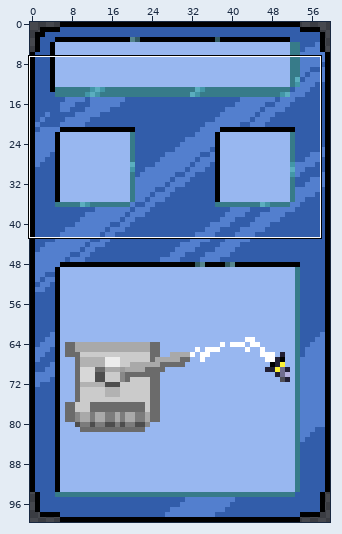
Two states of a sprite sheet, assets/Card-Cannon.png. The first picture is a wide view before the edit; the outline marks the close-up.
Close-up. The starting point:
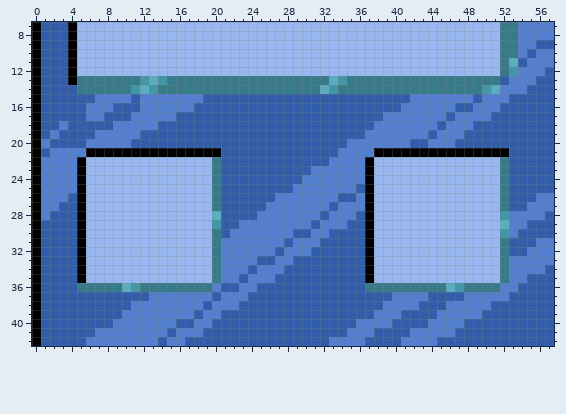
The file is 60x100 pixels. Colours within 5 levels of each other are drawn and written as one. Shown: x 0..57, y 7..42.
New version:
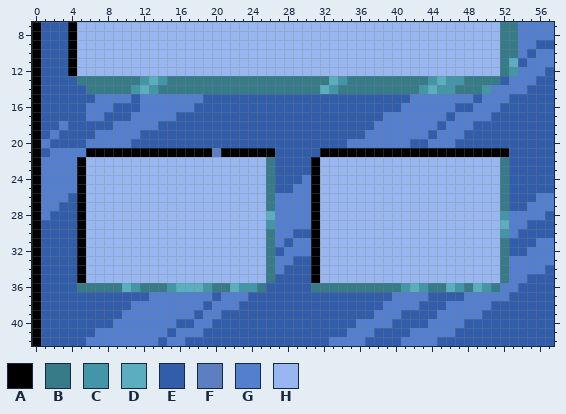
Palette (. is transparent): A #000000  B #377b89  C #4396a7  D #5baebf  E #325daa  F #5b7fc0  G #537fce  H #98b7f0
Diff:
y 13: x 4 A -> E; x 44..47 BBBB -> CDCC
y 14: x 5 B -> E; x 43..46 BBBB -> CDCC; x 51 D -> G
y 21: x 20..26 AEEEEEE -> FAAAAAA; x 32..37 EEGGGG -> AAAAAA
y 22: x 20..26 BEEEEEE -> HHHHHHB; x 31..37 EEGGGGA -> AHHHHHH
y 23..24: x 20..26 BEEEEEE -> HHHHHHB; x 31..37 GGGGGGA -> AHHHHHH
y 25: x 20..26 BEEEEEE -> HHHHHHB; x 31..37 GGGGGEA -> AHHHHHH
y 26: x 20..26 BEEEEEE -> HHHHHHB; x 31..37 GGGEEGA -> AHHHHHH
y 27: x 20..26 BEEEEEG -> HHHHHHB; x 31..37 GGEGGGA -> AHHHHHH
y 28: x 20..26 DEEEEGG -> HHHHHHD; x 31..37 GEGGGEA -> AHHHHHH
y 29: x 20..26 CEEGGGG -> HHHHHHC; x 31..37 EGGGEEA -> AHHHHHH
y 30: x 20..26 BEGGGGG -> HHHHHHB; x 31..37 GGEEEEA -> AHHHHHH
y 31: x 20..26 BGGGGGG -> HHHHHHB; x 31..37 GEEEEEA -> AHHHHHH
y 32: x 20..26 BGGGGGG -> HHHHHHB; x 31..37 EEEEEEA -> AHHHHHH
y 33: x 20..26 BGGGGEE -> HHHHHHB; x 31..37 EEEEEEA -> AHHHHHH
y 34: x 20..26 BGGGEGG -> HHHHHHB; x 31..37 EEEEEEA -> AHHHHHH
y 35: x 20..26 BGGEGGG -> HHHHHHB; x 31..37 EEEEEEA -> AHHHHHH
y 36: x 15..25 BBBBBGEEGGE -> CDDDCBBDCCB; x 31..36 EEEEEE -> BBBBBB; x 41..43 BBB -> CDC; x 49..50 BB -> DC
Where, in picture pixels (left, top, right, bottom), the same in both close-ups:
changed: (68, 76, 86, 94)
changed: (419, 76, 464, 94)
changed: (491, 85, 500, 94)
changed: (167, 148, 275, 292)
changed: (311, 148, 428, 292)
changed: (473, 283, 491, 292)
